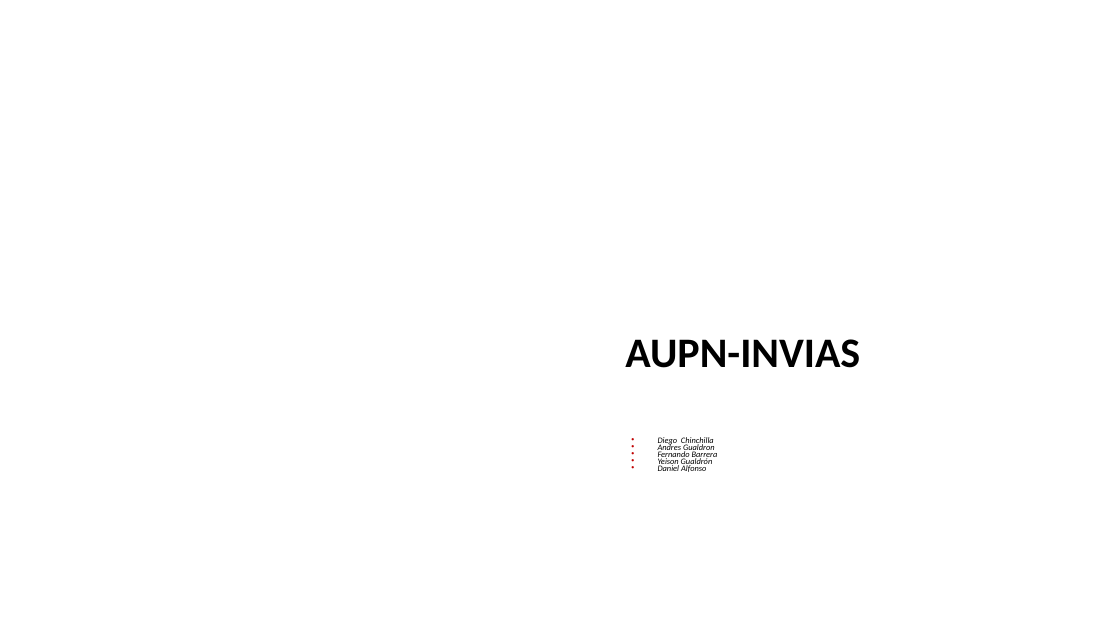
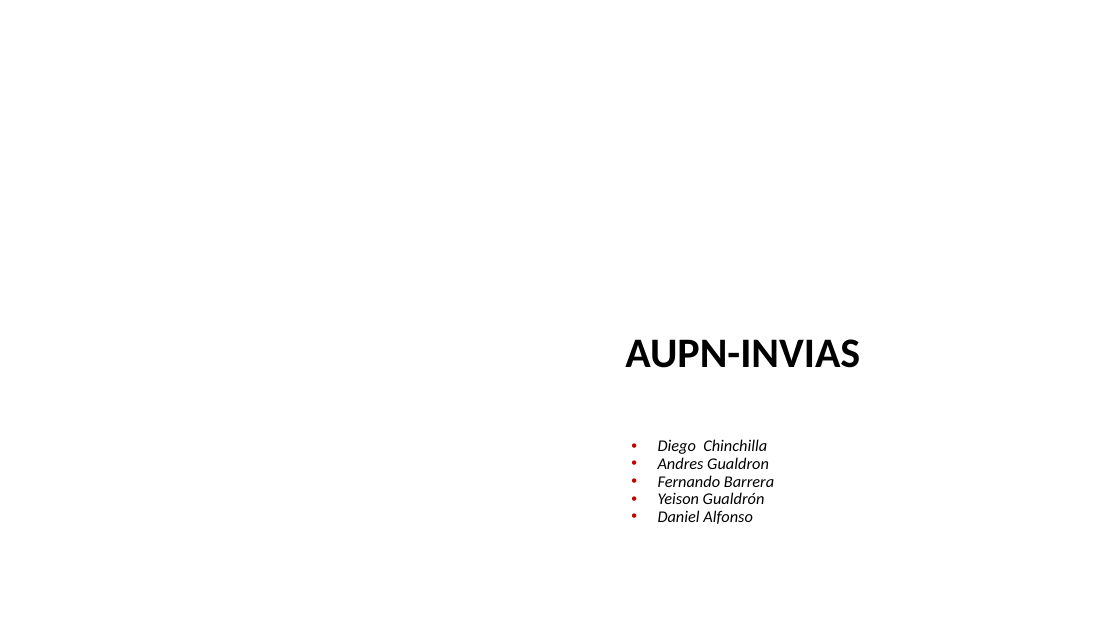
Before and after one commit to AndresFelipeGualdron/AUPN, a slide deck: slide 1 of AUPN.pptx. Drawn at 1120x630 pixels with LibreOffice and Linux fonts; fonts in the diff are those of the drawing; background and template pictures are left out. Boxes give left, top, right and bottom in pixels: in the first picture for what was removed or moved away, otherwise in the second. Text is boxed around its words. In the diff, an @@ line names an element or a change of style, - is before the commit and + after.

```diff
--- a/AUPN.pptx
+++ b/AUPN.pptx
@@ subtitle "Diego Chinchilla" at (658, 439, 774, 524): size 7.2 to 14 pt; line spacing 0.7 to 0.9 @@
```
Also in this commit, not shown: 4 other slides changed, 1 slide added, 1 slide removed.
